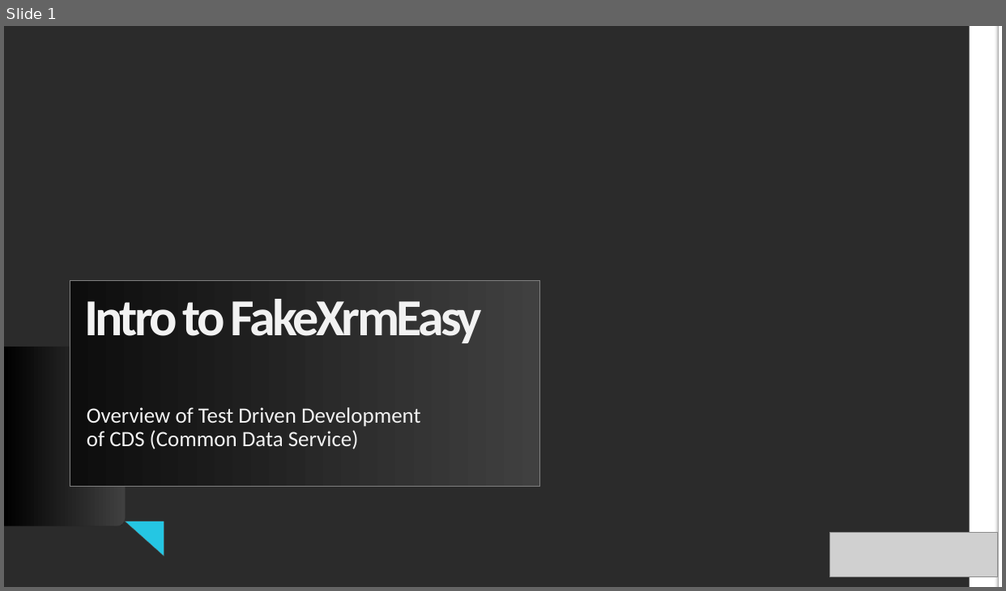
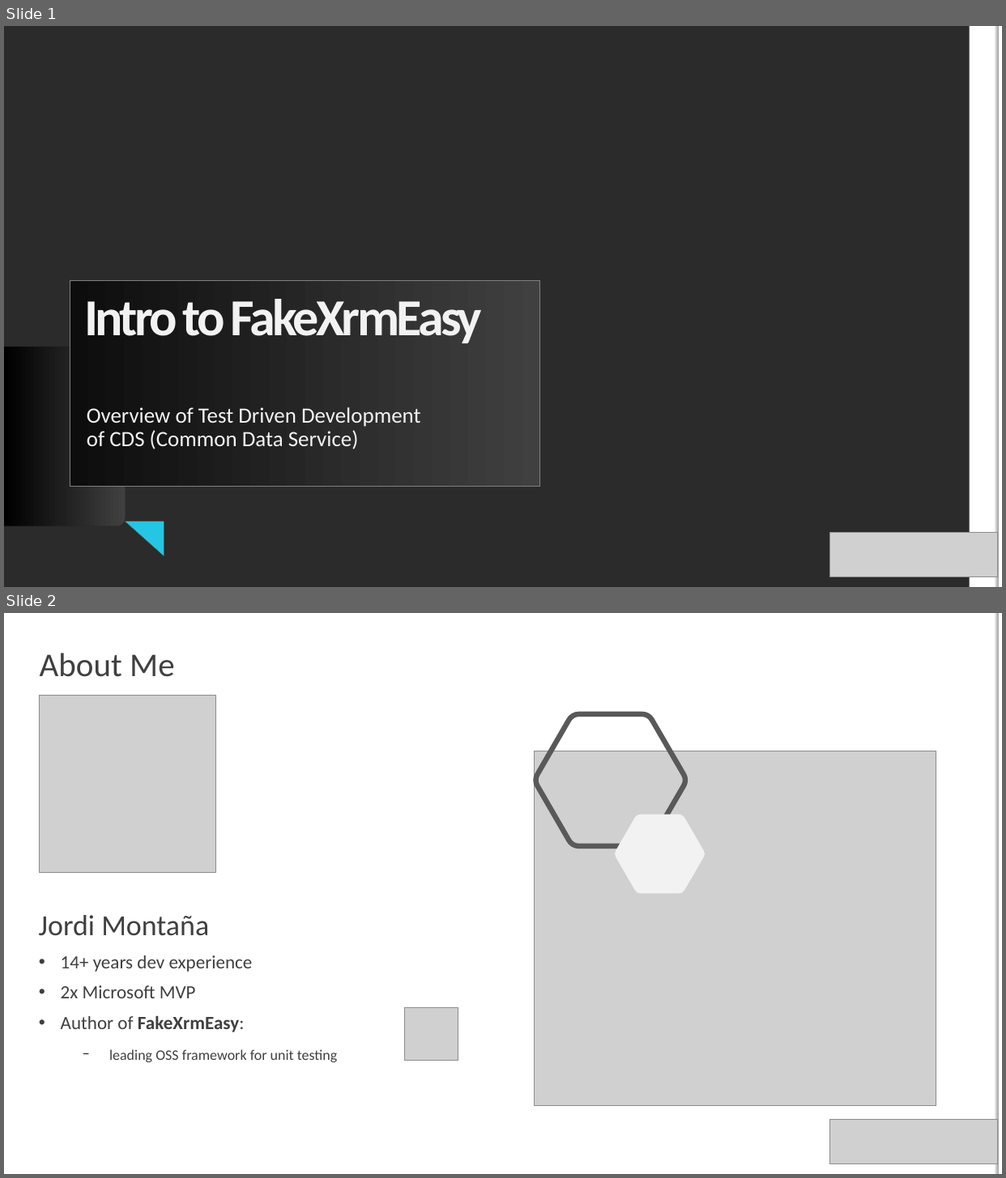
Before and after one commit to DynamicsValue/malaysia-bizappug-intro-to-fake-xrm-easy, a slide deck: Slides.pptx. Shown one above the other, each under a label of ours: slide 1 before the commit, slides 1 and 2 after it. The pictures are 1006x591 and 1006x1178 pixels, drawn with LibreOffice and Linux fonts; fonts in the diff are those of the drawing; grey boxes stand for pictures; background and template pictures are left out; a plain dark background stands for a picture behind light text. Boxes give left, top, right and bottom in pixels: in the first picture for what was removed or moved away, otherwise in the second. Text is boxed around its words. In the diff, an @@ line names an element or a change of style, - is before the commit and + after.

```diff
--- a/Slides.pptx
+++ b/Slides.pptx
@@ slide 2 added at bbox=[4, 613, 1002, 1174], background #FFFFFF; not listed: 2 template elements that a slide beside it also shows @@
@@ text added at bbox=[40, 653, 175, 677], 32 pt, text #404040 @@
+About Me
@@ picture added at bbox=[39, 696, 216, 872] @@
@@ freeform shape added at bbox=[535, 714, 686, 845], outline #595959 4.99 pt @@
@@ picture added at bbox=[535, 751, 936, 1105] @@
@@ freeform shape added at bbox=[615, 815, 705, 894], fill #F2F2F2 @@
@@ text added at bbox=[39, 915, 338, 1063], 18 pt, text #404040 @@
+Jordi Montaña
+• 14+ years dev experience
+• 2x Microsoft MVP
+• Author of FakeXrmEasy:
+  − leading OSS framework for unit testing
@@ picture added at bbox=[404, 1008, 458, 1062] @@
@@ picture added at bbox=[829, 1120, 997, 1165] @@
```
Also in this commit, not shown: 1 slide changed, 8 other slides added, 7 slides removed, 1 other file.
